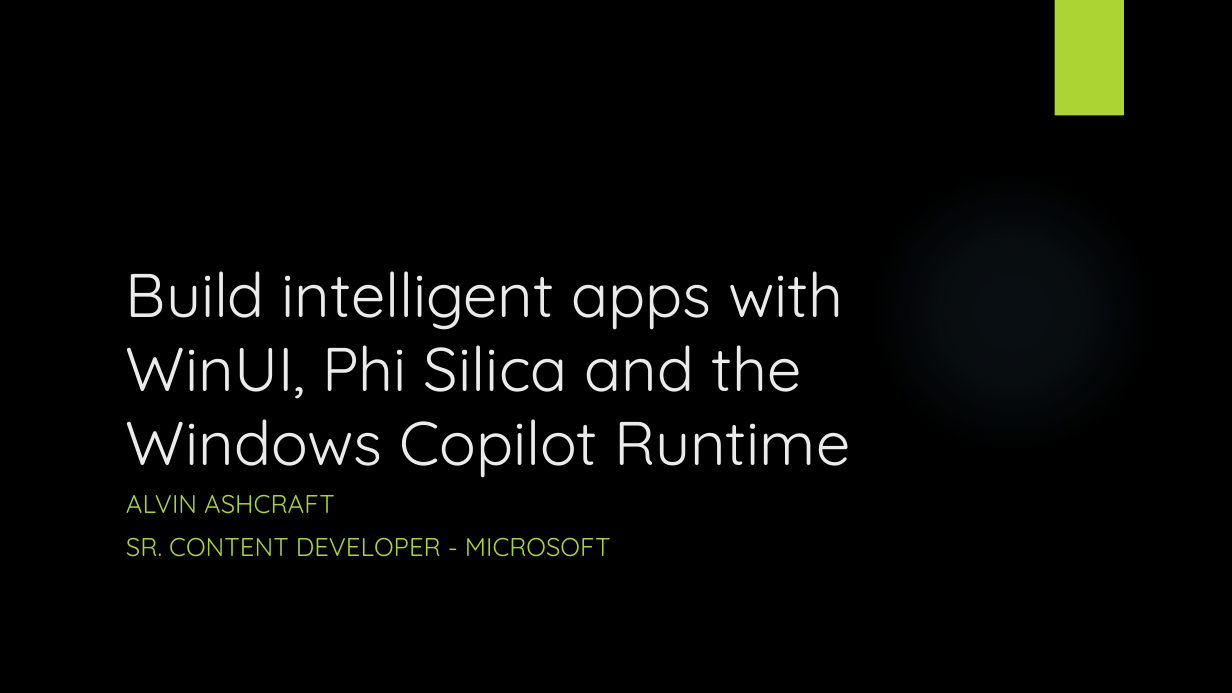
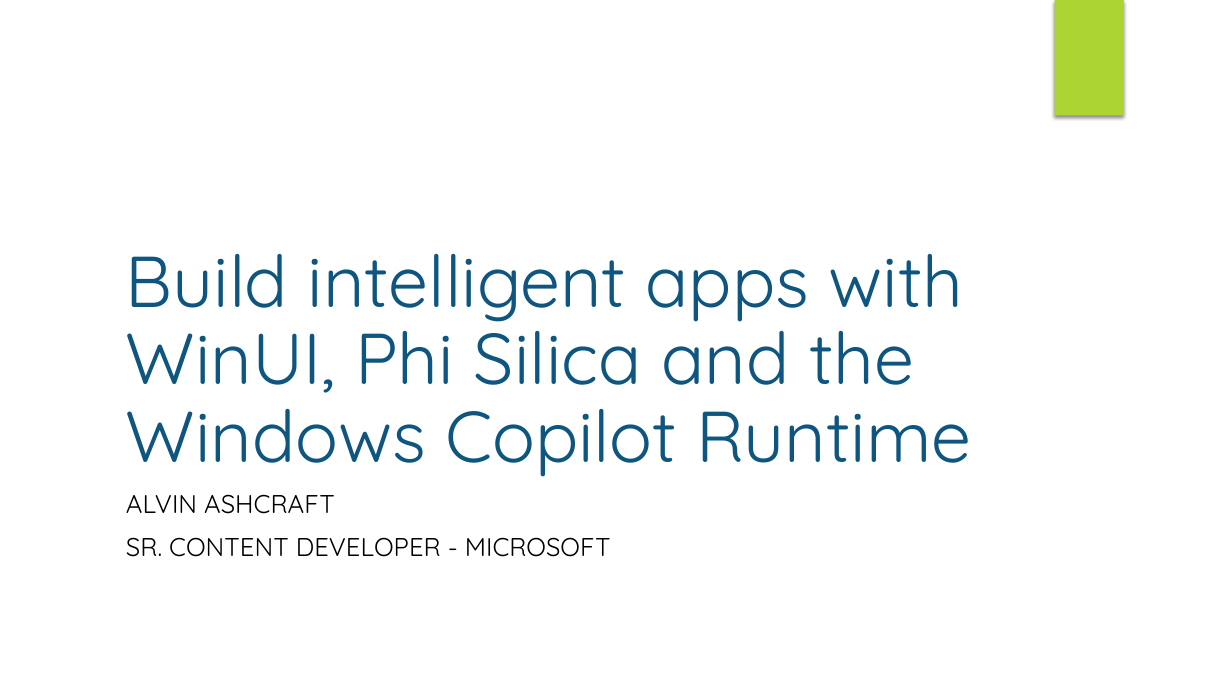
Before and after one commit to alvinashcraft/speaking, a slide deck: slide 1 of 2025/0521_PhillyDotNet/Philly.NET - Intelligent Windows Apps with WCR.pptx. Drawn at 1232x693 pixels with LibreOffice and Linux fonts; fonts in the diff are those of the drawing; background and template pictures are left out. Boxes give left, top, right and bottom in pixels: in the first picture for what was removed or moved away, otherwise in the second. Text is boxed around its words. In the diff, an @@ line names an element or a change of style, - is before the commit and + after.

```diff
--- a/2025/0521_PhillyDotNet/Philly.NET - Intelligent Windows Apps with WCR.pptx
+++ b/2025/0521_PhillyDotNet/Philly.NET - Intelligent Windows Apps with WCR.pptx
@@ rectangle added at [0, 0, 1232, 693], fill #FFFFFF @@
@@ rectangle removed at [1055, 0, 1124, 116] @@
@@ rectangle added at [1055, 0, 1124, 116], fill #ACD433 @@
@@ title "Build intelligent apps with WinUI, ..." at [126, 254, 971, 477]: size 48 to 56 pt, text colour #EBEBEB to #0E5580; line spacing 1 to 0.9 @@
@@ ellipse removed at [870, 169, 1154, 454] @@
@@ subtitle "ALVIN ASHCRAFT" at [126, 494, 611, 557]: text colour #ACD433 to #000000 @@
```
Also in this commit, not shown: 3 other slides changed, 8 slides added.
